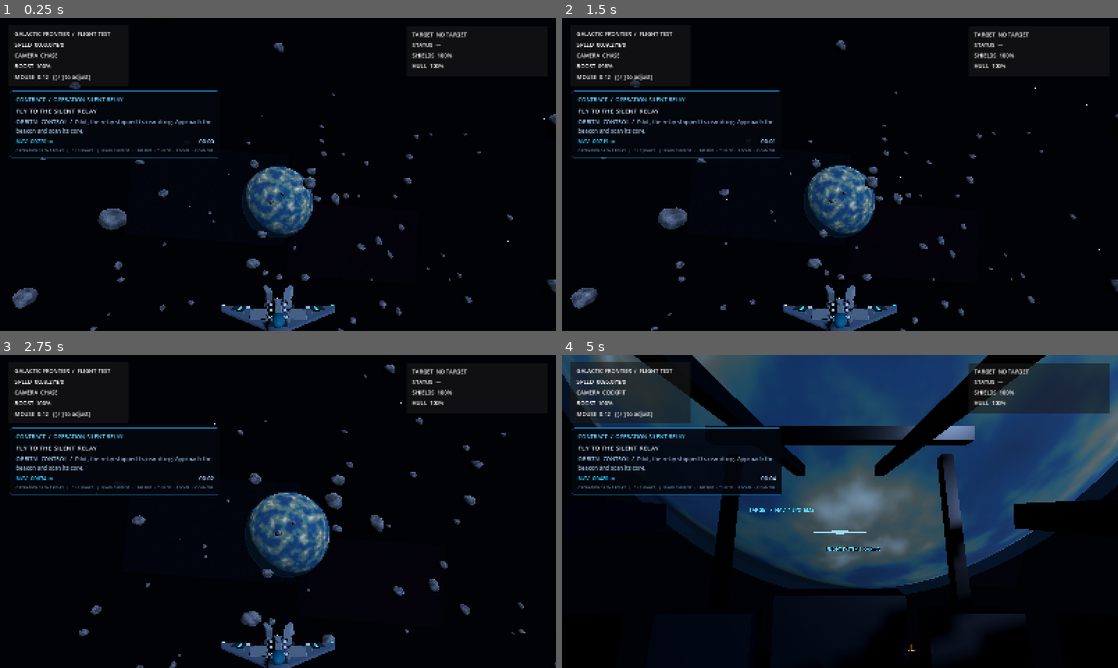
Above: before the commit, frames 1-4 (two rows, left to right).
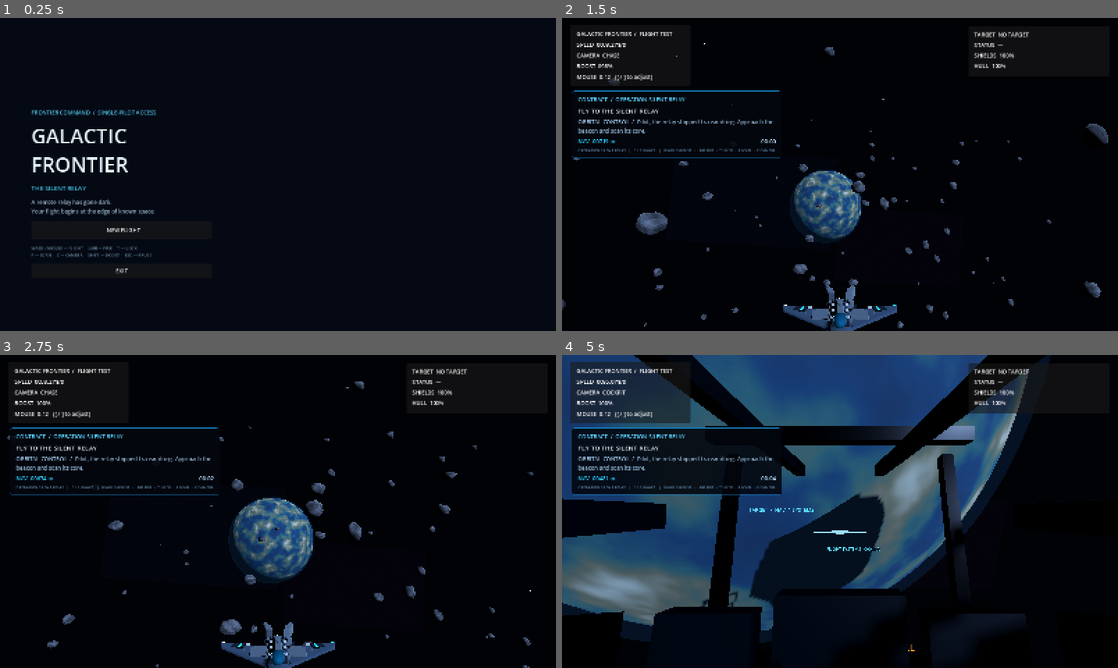
Above: after the commit, the same moments.

Repository: valdissor1990-ui/GALACTIC-FRONTIER
Game: Godot game, scene res://scenes/bootstrap/main.tscn
Two runs of this game, one before a commit and one after it. Both use one fixed random seed, a clock stepped at 60 frames per second and the inputs below.
Inputs (mouse positions are in pixels of both pictures, inside the frame that each line leads up to):
- Up to frame 1 (0.25 s): no input
- Up to frame 2 (1.5 s): click (684, 230) at 0.5 s, where only the run after the commit has a clickable "NEW FLIGHT"; tap Enter at 1.25 s; move the mouse to (867, 174) at 1.27 s; hold W (move_forward) from 1.28 s (still down); hold Shift (boost) from 1.28 s (still down)
- Up to frame 3 (2.75 s): keep holding W (move_forward); move the mouse to (250, 511) at 2.02 s; release Shift (boost) at 2.03 s; click (250, 511) at 2.1 s
- Up to frame 4 (5 s): keep holding W (move_forward); move the mouse to (851, 505) at 2.77 s; hold Y (target_clear) 2.78-3.53 s; move the mouse to (834, 517) at 3.52 s; tap T (target_lock) at 3.6 s; move the mouse to (878, 514) at 4.27 s; hold C (toggle_camera) from 4.28 s (still down)

The runs differ from the first frame. In frame 1, 8.8% of the frame differs, in the area x 1-100%, y 4-100%; in frame 2, 5.0%; in frame 3, 5.6%; in frame 4, 35%, in the area x 0-100%, y 0-92%.

Commit message:
Boot into main menu instead of skipping directly to mission

Diff:
--- a/scripts/core/game_session.gd
+++ b/scripts/core/game_session.gd
@@ -1,14 +1,12 @@
 extends Node
-## Bootstraps the playable Silent Relay vertical-slice mission.
+## Owns the top-level menu-to-mission flow.
 
-const FLIGHT_SCENE: String = "res://scenes/demo/ten_minute_demo.tscn"
-
+const MENU_SCENE := "res://scenes/ui/main_menu.tscn"
 
 func _ready() -> void:
-	call_deferred("_open_flight_scene")
+	call_deferred("_open_menu")
 
-
-func _open_flight_scene() -> void:
-	var error: Error = get_tree().change_scene_to_file(FLIGHT_SCENE)
+func _open_menu() -> void:
+	var error := get_tree().change_scene_to_file(MENU_SCENE)
 	if error != OK:
-		push_error("GALACTIC FRONTIER: could not open flight scene. Error code: %s" % error)
+		push_error("GALACTIC FRONTIER: could not open main menu. Error code: %s" % error)
